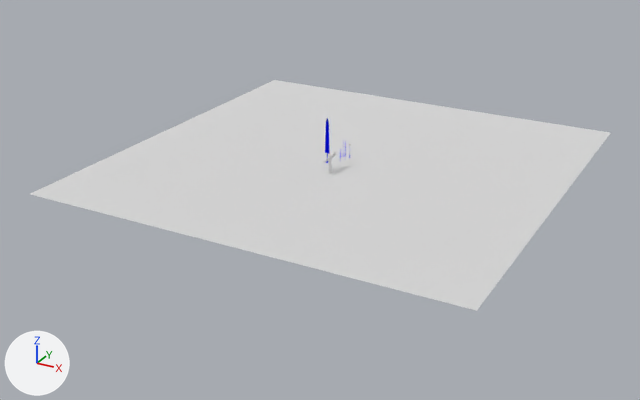
What one commit did to the Blender file WEAPON.blend.
The view is the same before and after, from a 50 mm camera at (219.0, -428.0, 185.0) aimed at (-6.0, -19.0, -19.0). Arrows for +X, +Y and +Z are at lower left; the lights stay in place. The older version comes first.
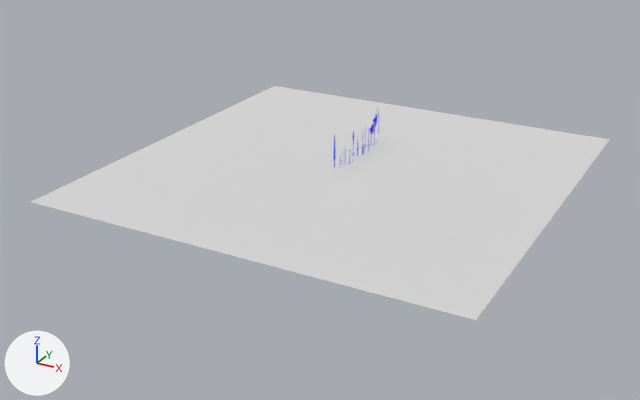
Patch to the scene script:
```diff
--- a/WEAPON.blend.py
+++ b/WEAPON.blend.py
@@ mat_material_008 @@
+mat_material_008 = principled_material('Material.008')
+mat_material_008.base_color = (0.8, 0.8, 0.8)  # white #e7e7e7
@@ me_plane_001 @@
+me_plane_001.from_pydata(...)  # 124 vertices, 84 faces; spans x -20.8..6.3, y -2.0..4.6, z -0.7..0.7
+# faces by material slot: [72, 8, 4]
+me_plane_001.materials.append(mat_material_001)  # its picture is missing
+me_plane_001.materials.append(mat_material_007)  # its picture is missing
+me_plane_001.materials.append(mat_material_005)  # blue #000de7
@@ me_plane @@
+me_plane.from_pydata(...)  # 129 vertices, 85 faces; spans x -12.9..7.0, y -3.2..4.5, z -0.5..0.5
+# faces by material slot: [69, 12, 4]
+me_plane.materials.append(mat_material_001)  # its picture is missing
+me_plane.materials.append(mat_material_007)  # its picture is missing
+me_plane.materials.append(mat_material_004)  # its picture is missing
@@ me_cube_011 @@
+me_cube_011.from_pydata(...)  # 99 vertices, 82 faces; spans x -0.2..0.2, y -1.3..1.3, z -4.2..12.7
+# faces by material slot: [10, 68, 4]
+me_cube_011.materials.append(mat_material_003)  # its picture is missing
+me_cube_011.materials.append(mat_material_001)  # its picture is missing
+me_cube_011.materials.append(mat_material_004)  # its picture is missing
@@ me_cube_010 @@
+me_cube_010.from_pydata(...)  # 120 vertices, 109 faces; spans x -0.3..0.3, y -1.6..1.3, z -3.9..14.0
+# faces by material slot: [44, 65]
+me_cube_010.materials.append(mat_material_003)  # its picture is missing
+me_cube_010.materials.append(mat_material_001)  # its picture is missing
@@ me_plane_003 @@
+me_plane_003.from_pydata(...)  # 81 vertices, 65 faces; spans x -0.41..0.03, y -1.69..1.69, z -0.07..0.02
+# faces by material slot: [29, 18, 18]
+me_plane_003.materials.append(mat_material_007)  # its picture is missing
+me_plane_003.materials.append(mat_material_008)  # its picture is missing
+me_plane_003.materials.append(mat_material_001)  # its picture is missing
@@ ob_plane @@
 ob_plane = bpy.data.objects.new('Plane', me_plane_002)
-ob_plane.location = (0.0, 0.0, 0.0)
+ob_plane.location = (0.0, 0.0, -4.5)
 ob_plane.scale = (124.0, 124.0, 124.0)
@@ ob_cube_004 @@
-ob_cube_004 = bpy.data.objects.new('Cube.004', me_cube_001)
-ob_cube_004.location = (0.9, -20.4, 8.1)
-ob_cube_004.rotation_euler = (0.0, 0.0, -1.568)  # degrees (0, 0, -90)
-ob_cube_004.scale = (1.09, 0.574, 1.15)
@@ ob_plane_002 @@
+ob_plane_002 = bpy.data.objects.new('Plane.002', me_plane_001)
+ob_plane_002.location = (-0.5, 40.0, 1.7)
+ob_plane_002.rotation_euler = (0.0, 1.571, 0.0)  # degrees (0, 90, 0)
+ob_plane_002.scale = (0.73, 0.73, 0.73)
@@ ob_plane_001 @@
+ob_plane_001 = bpy.data.objects.new('Plane.001', me_plane)
+ob_plane_001.location = (-0.5, 35.4, 2.4)
+ob_plane_001.rotation_euler = (0.0, 1.571, 0.0)  # degrees (0, 90, 0)
+ob_plane_001.scale = (0.73, 0.73, 0.73)
@@ ob_cube_011 @@
+ob_cube_011 = bpy.data.objects.new('Cube.011', me_cube_011)
+ob_cube_011.location = (0.0, 26.1, 0.5)
@@ ob_cube_010 @@
+ob_cube_010 = bpy.data.objects.new('Cube.010', me_cube_010)
+ob_cube_010.location = (0.0, 22.3, -0.2)
@@ ob_plane_003 @@
+ob_plane_003 = bpy.data.objects.new('Plane.003', me_plane_003)
+ob_plane_003.location = (-1.8, 49.0, 7.5)
+ob_plane_003.rotation_euler = (-1.571, 3.155, -1.571)  # degrees (-90, 181, -90)
+ob_plane_003.scale = (8.31, 6.55, 6.55)
```

Changed parts and their boxes [x1, y1, x2, y2] in the pictures (640 x 400 px):
'Plane', moved: before [30, 80, 610, 311]; after [31, 86, 610, 320]
'Cube.004', deleted: before [323, 152, 337, 173]
'Plane.002', added: after [373, 114, 377, 145]
'Plane.001', added: after [370, 123, 374, 145]
'Cube.010', added: after [362, 130, 364, 155]
'Plane.003', added: after [376, 109, 379, 142]
'Cube.011', added: after [364, 126, 366, 148]
